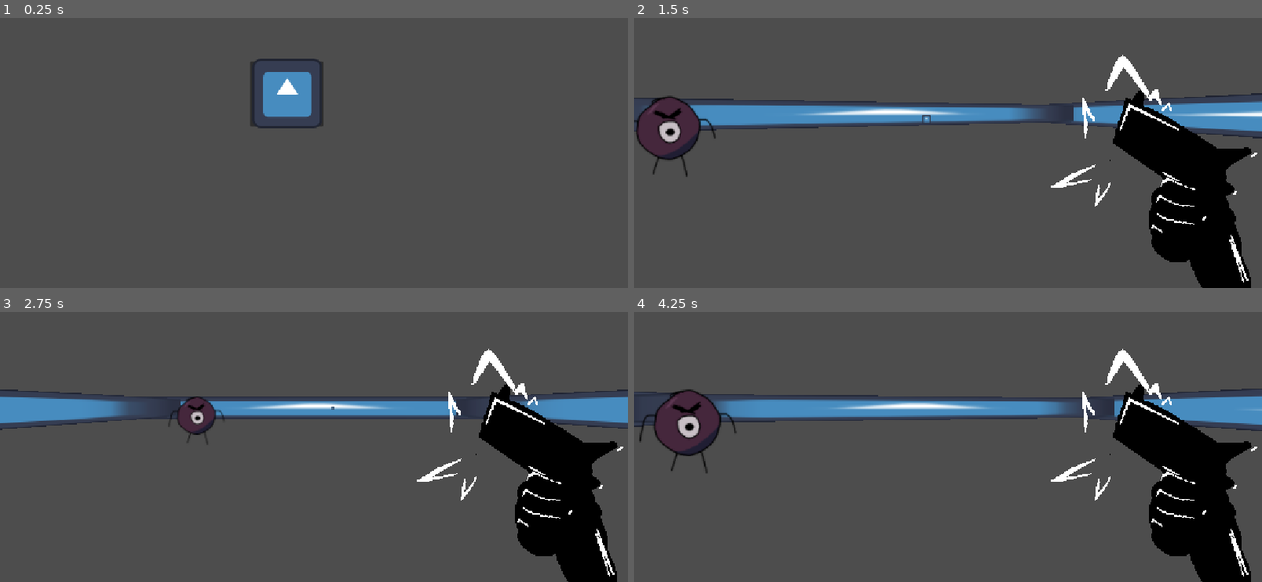
Above: before the commit, frames 1-4 (two rows, left to right).
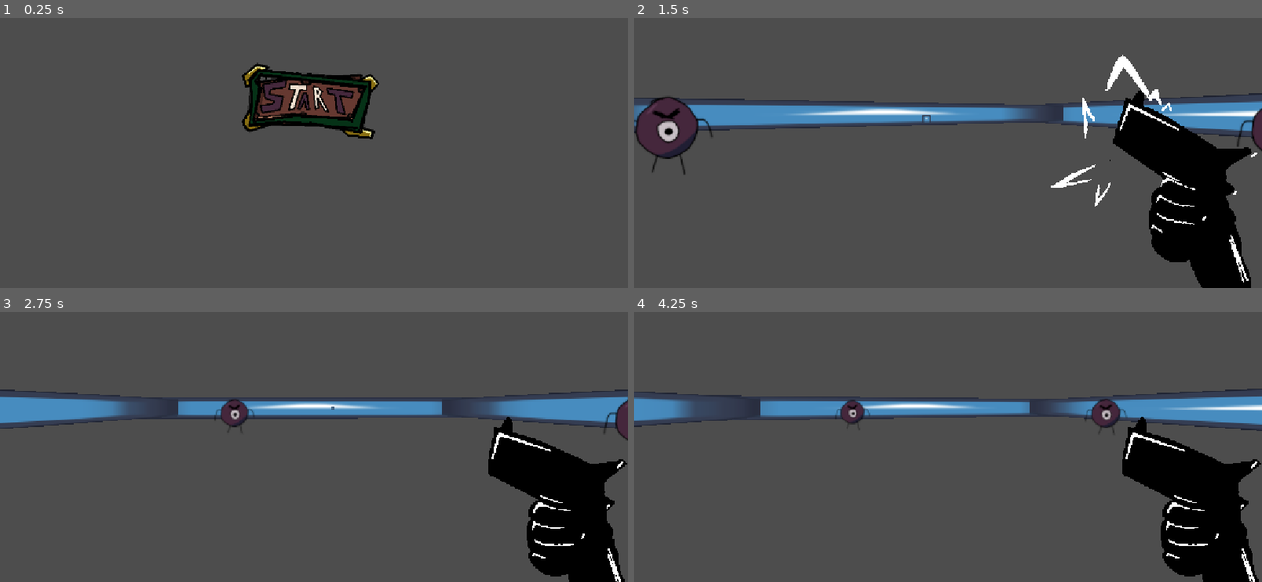
Above: after the commit, the same moments.

Repository: Onthemoonjk/Baznooker
Game: Godot game, scene res://Main_menu.tscn
Two runs of this game, one before a commit and one after it. Both use one fixed random seed, a clock stepped at 60 frames per second and the inputs below. The engine's default icon, where the game draws it, is replaced by a stand-in: a white triangle on a blue panel in a dark square.
Inputs (mouse positions are in pixels of both pictures, inside the frame that each line leads up to; where the layout moved, square brackets give the same spot in the first picture):
- Up to frame 1 (0.25 s): no input
- Up to frame 2 (1.5 s): click (941, 101) [922, 93] at 0.5 s; move the mouse to (1086, 93) at 1.27 s; click (1086, 93) at 1.35 s
- Up to frame 3 (2.75 s): move the mouse to (188, 422) at 2.02 s; hold S (debugback) from 2.03 s (still down); tap E (dilate) at 2.1 s; click (188, 422) at 2.3 s
- Up to frame 4 (4.25 s): move the mouse to (1010, 328) at 2.77 s; release S (debugback) at 2.78 s; right-click (1010, 328) at 2.85 s; click (1010, 328) at 3.05 s; move the mouse to (916, 476) at 3.52 s; click (916, 476) at 3.6 s

The runs differ from the first frame. In frame 1, 4.4% of the frame differs, in the area x 38-61%, y 15-45%; in frame 2, 1.4%; in frame 3, 7.2%; in frame 4, 11%, in the area x 0-100%, y 13-100%.

Commit message:
Add files via upload

Diff:
--- a/baznooker/Main_menu.tscn
+++ b/baznooker/Main_menu.tscn
@@ -1,7 +1,7 @@
 [gd_scene format=3 uid="uid://dxrg0ns2flg02"]
 
-[ext_resource type="Texture2D" uid="uid://d257ffddlidy4" path="res://icon.svg" id="1_036td"]
 [ext_resource type="Script" uid="uid://hjbvhoa07i11" path="res://menu_button.gd" id="1_prmrk"]
+[ext_resource type="Texture2D" uid="uid://bl60bsbtq0gvl" path="res://assets/BOX2.png" id="2_x6lt7"]
 
 [node name="Control" type="Control" unique_id=102740657]
 layout_mode = 3
@@ -13,16 +13,17 @@
 
 [node name="Button" type="Button" parent="." unique_id=181717536]
 layout_mode = 0
-offset_left = 459.0
-offset_top = 231.0
-offset_right = 593.0
-offset_bottom = 351.0
+offset_left = 448.0
+offset_top = 246.0
+offset_right = 683.0
+offset_bottom = 366.0
 action_mode = 0
+flat = true
 script = ExtResource("1_prmrk")
 scene = "test_scene"
 
 [node name="Sprite2D" type="Sprite2D" parent="Button" unique_id=829987233]
-position = Vector2(68, 59)
-texture = ExtResource("1_036td")
+position = Vector2(138, -105)
+texture = ExtResource("2_x6lt7")
 
 [connection signal="pressed" from="Button" to="Button" method="_on_pressed"]
--- a/baznooker/boolet.gd
+++ b/baznooker/boolet.gd
@@ -7,8 +7,7 @@
 var shooter
 var rotations
 var SHOOT
-var lifetime = 2
-#@onready var setsize
+var lifetime = 4
 
 
 # Called when the node enters the scene tree for the first time.
@@ -19,6 +18,7 @@
 	self.scale *= setsize
 	visual.play("test")
 	apply_central_impulse(SHOOT*dir)
+	shooter.apply_central_impulse(-0.5*SHOOT*dir)
 	body_entered.connect(_on_body_entered)
 	contact_monitor = true
 	max_contacts_reported = 1
--- a/baznooker/bouce_script.gd
+++ b/baznooker/bouce_script.gd
@@ -50,6 +50,7 @@
 	#END OF TEST CONTROLS
 
 func shoot(bigness,force):
+	#get_tree().current_scene.get_node("UI/Gunarm/TheHandInQuestion").play("Fire_Bingus")
 	var bullet = preload("res://boolet.tscn").instantiate()
 	bullet.rotations = self.rotation
 	bullet.setsize = bigness
--- a/baznooker/test_scene.tscn
+++ b/baznooker/test_scene.tscn
@@ -44,13 +44,13 @@
 atlas = ExtResource("3_2nij2")
 region = Rect2(4200, 0, 600, 600)
 
+[sub_resource type="AtlasTexture" id="AtlasTexture_2nij2"]
+atlas = ExtResource("3_2nij2")
+region = Rect2(3000, 0, 600, 600)
+
 [sub_resource type="AtlasTexture" id="AtlasTexture_coq8p"]
 atlas = ExtResource("3_2nij2")
 region = Rect2(4200, 0, 600, 600)
-
-[sub_resource type="AtlasTexture" id="AtlasTexture_2nij2"]
-atlas = ExtResource("3_2nij2")
-region = Rect2(3000, 0, 600, 600)
 
 [sub_resource type="SpriteFrames" id="SpriteFrames_fbuy2"]
 animations = [{
@@ -85,10 +85,10 @@
 }, {
 "frames": [{
 "duration": 1.0,
+"texture": SubResource("AtlasTexture_2nij2")
+}, {
+"duration": 3.0,
 "texture": SubResource("AtlasTexture_coq8p")
-}, {
-"duration": 1.0,
-"texture": SubResource("AtlasTexture_2nij2")
 }],
 "loop": 1,
 "name": &"Hold_Bingus",
@@ -156,9 +156,7 @@
 position = Vector2(749, 246)
 scale = Vector2(1.34333, 1.34)
 sprite_frames = SubResource("SpriteFrames_fbuy2")
-animation = &"Equip_Bingus"
-frame = 7
-frame_progress = 1.0
+animation = &"Hold_Bingus"
 
 [node name="Pause" type="Control" parent="UI" unique_id=1781415769]
 layout_mode = 3
Not shown, changed: baznooker/assets/BOX2.png.import
